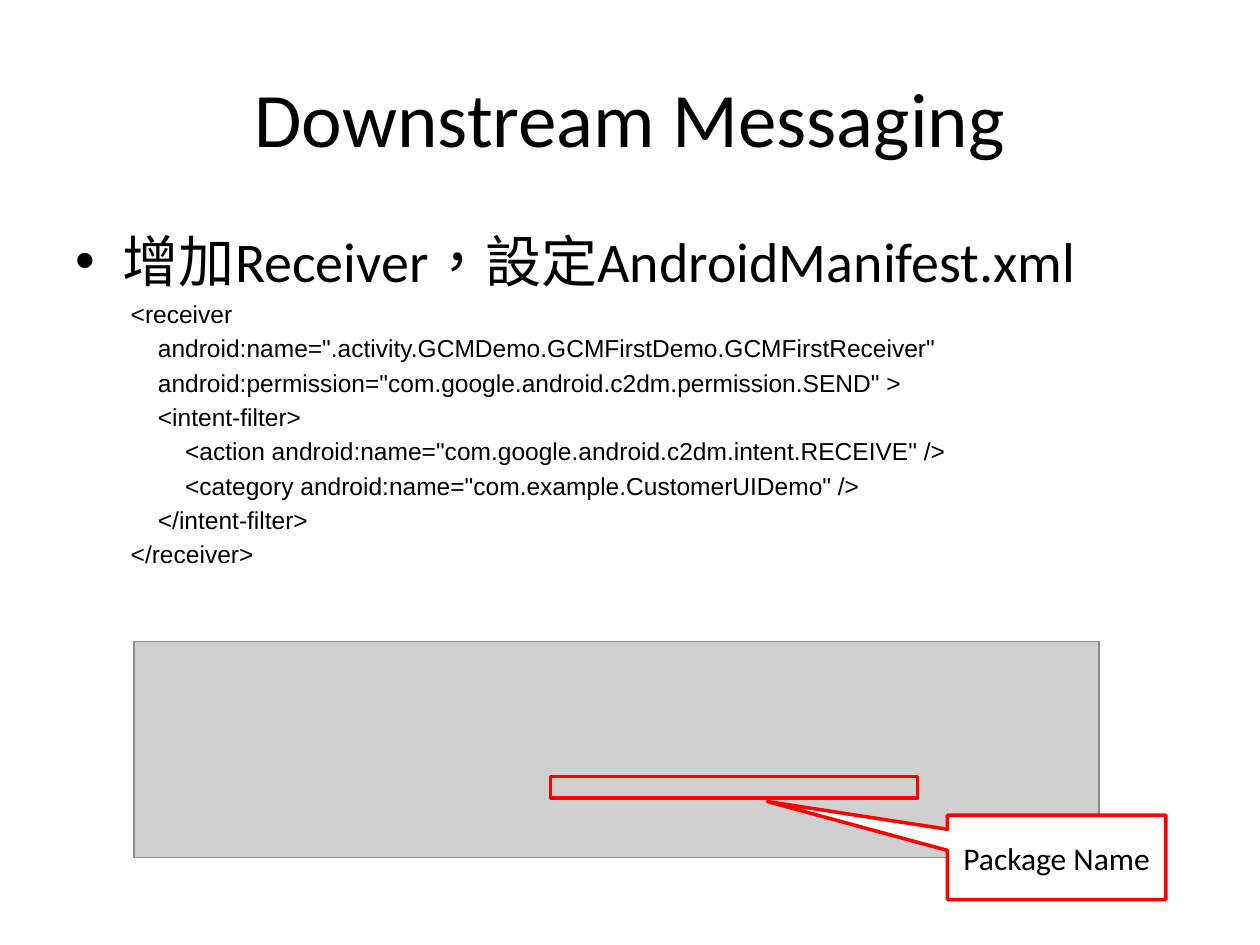
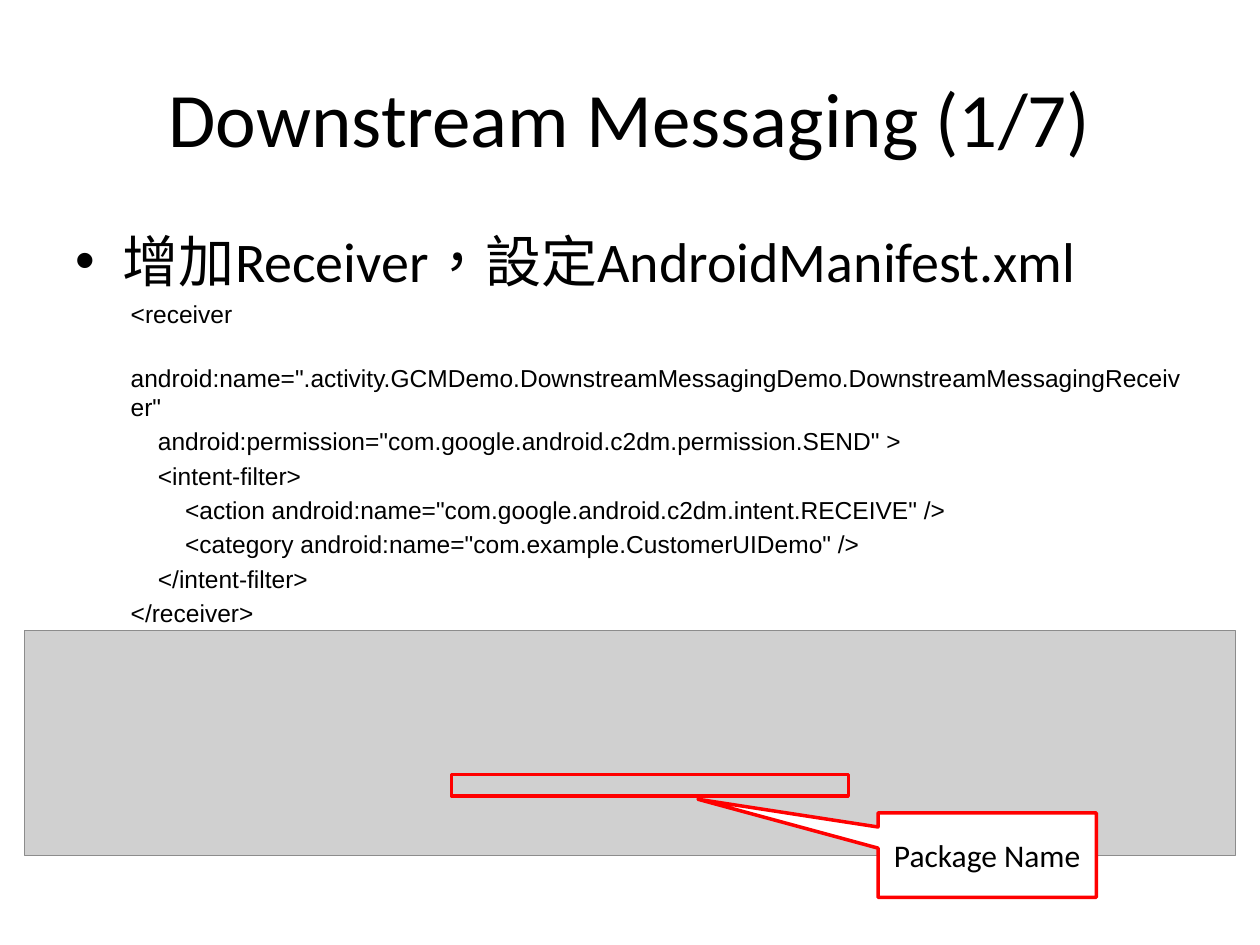
Before and after one commit to sonnyshih/AndroidDemoSample, a slide deck: slide 25 of CustomerUIDemo/GCM instruction.pptx (slide 23 before the commit). Drawn at 1260x945 pixels with LibreOffice and Linux fonts; fonts in the diff are those of the drawing; grey boxes stand for pictures. Boxes give left, top, right and bottom in pixels: in the first picture for what was removed or moved away, otherwise in the second. Text is boxed around its words. In the diff, an @@ line names an element or a change of style, - is before the commit and + after.

Commit message:
1. Modify GCM instruction.pptx 2. Modify the Downstream Messaging Demo 3. Add the Topics Messaging Demo

```diff
--- a/CustomerUIDemo/GCM instruction.pptx
+++ b/CustomerUIDemo/GCM instruction.pptx
@@ title at (x1=169, y1=91, x2=1090, y2=161): text changed @@
-Downstream Messaging
+Downstream Messaging (1/7)
@@ text at (x1=131, y1=369, x2=1180, y2=392): text changed @@
-  android:name=".activity.GCMDemo.GCMFirstDemo.GCMFirstReceiver"
+  android:name=".activity.GCMDemo.DownstreamMessagingDemo.DownstreamMessagingReceiver"
@@ picture resized from (x1=134, y1=641, x2=1099, y2=858) to (x1=25, y1=630, x2=1236, y2=854) @@
@@ rectangle resized from (x1=551, y1=776, x2=917, y2=798) to (x1=451, y1=775, x2=848, y2=796) @@
@@ speech box "Package Name" moved from (x1=948, y1=815, x2=1166, y2=900) to (x1=878, y1=813, x2=1096, y2=897) @@
```
Also in this commit, not shown: 10 other slides changed, 13 slides added, 3 slides removed, 19 other files.
